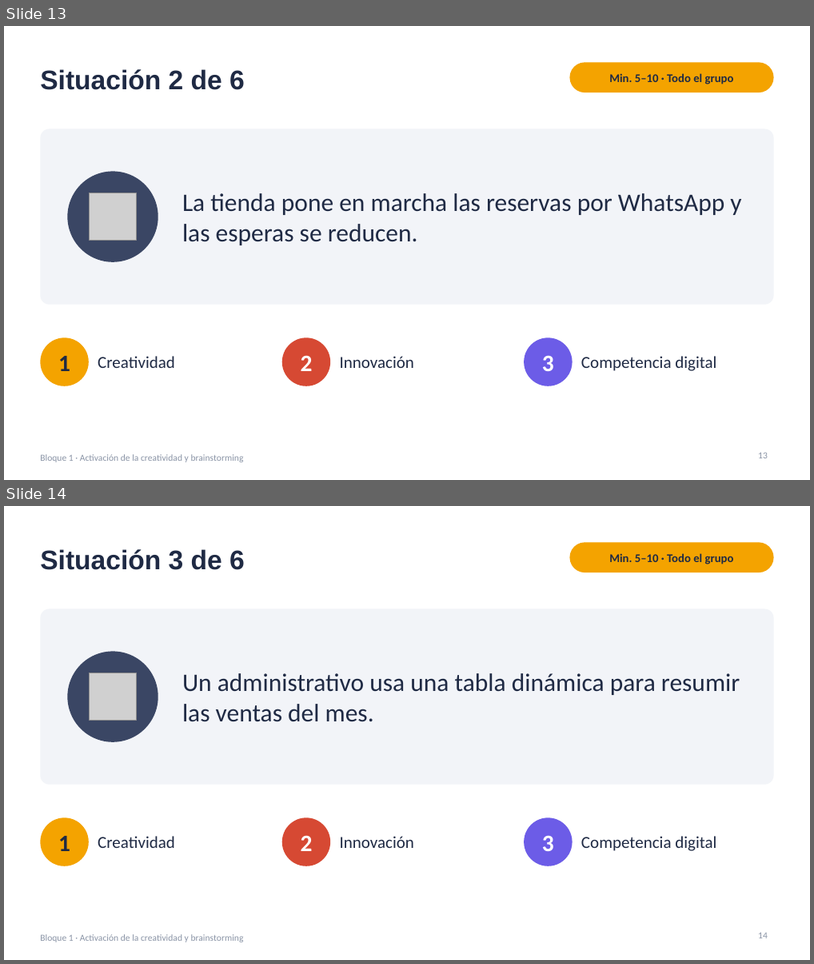
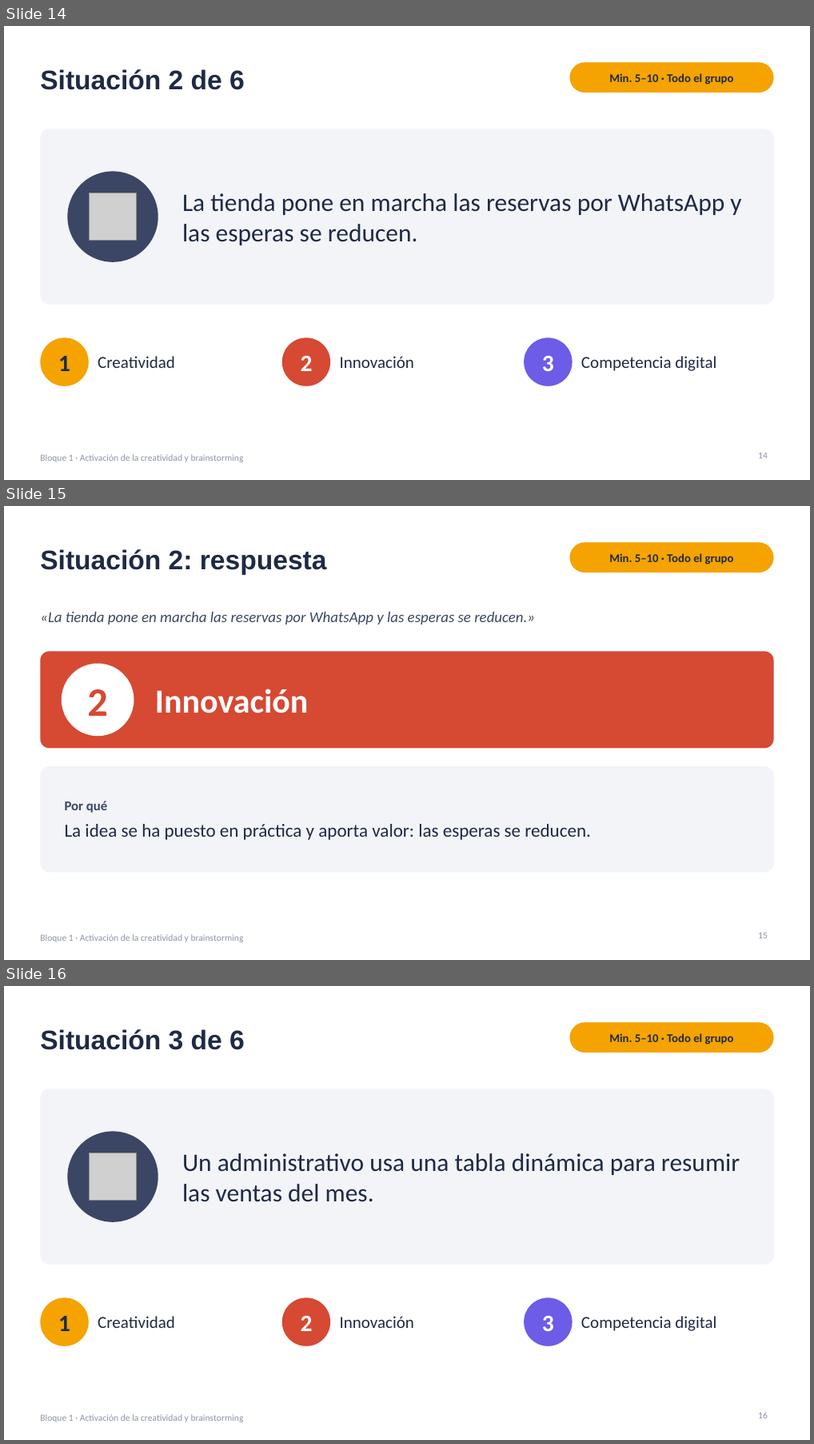
Before and after one commit to jjnieto/creatividad-ofimatica-ia, a slide deck: diapositivas/Curso.pptx. Shown one above the other, each under a label of ours: slides 13 and 14 before the commit, slides 14, 15 and 16 after it. The pictures are 814x964 and 814x1444 pixels, drawn with LibreOffice and Linux fonts; fonts in the diff are those of the drawing; grey boxes stand for pictures. Boxes give left, top, right and bottom in pixels: in the first picture for what was removed or moved away, otherwise in the second. Text is boxed around its words. In the diff, an @@ line names an element or a change of style, - is before the commit and + after.

```diff
--- a/diapositivas/Curso.pptx
+++ b/diapositivas/Curso.pptx
@@ slide 15 added at <box>4,506,810,960</box>, background #FFFFFF; not listed: 1 template element that a slide beside it also shows @@
@@ title added at <box>40,549,327,575</box>, 32 pt, text #1F2A44, bold @@
+Situación 2: respuesta
@@ rounded rectangle added at <box>570,542,774,572</box>, fill #F4A300 @@
@@ text added at <box>610,553,734,564</box>, 14 pt, text #1F2A44, bold @@
+Min. 5–10 · Todo el grupo
@@ text added at <box>40,612,535,624</box>, 18 pt, text #3A4664, italic @@
+«La tienda pone en marcha las reservas por WhatsApp y las esperas se reducen.»
@@ rounded rectangle added at <box>40,651,774,748</box>, fill #D64933 @@
@@ ellipse added at <box>62,664,134,736</box>, fill #FFFFFF @@
@@ text added at <box>87,689,107,716</box>, 48 pt, text #D64933, bold @@
+2
@@ text added at <box>155,688,308,713</box>, 40 pt, text #FFFFFF, bold @@
+Innovación
@@ rounded rectangle added at <box>40,766,774,872</box>, fill #F2F4F8 @@
@@ text added at <box>65,800,591,840</box>, 22 pt, text #1F2A44 @@
+Por qué
+La idea se ha puesto en práctica y aporta valor: las esperas se reducen.
@@ page number added at <box>758,932,768,938</box>, 11 pt, text #8A94A6 @@
+15
@@ what was slide 13 is now slide 14 @@
@@ page number at <box>758,452,768,458</box>: text changed @@
-13
+14
@@ what was slide 14 is now slide 16 @@
```
Also in this commit, not shown: 5 other slides added, 2 other files.
